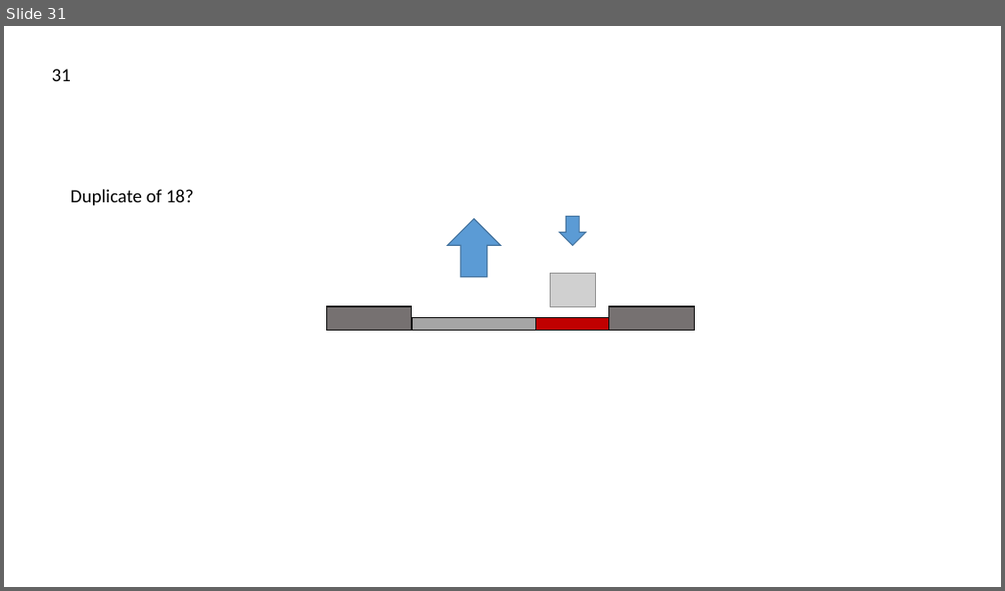
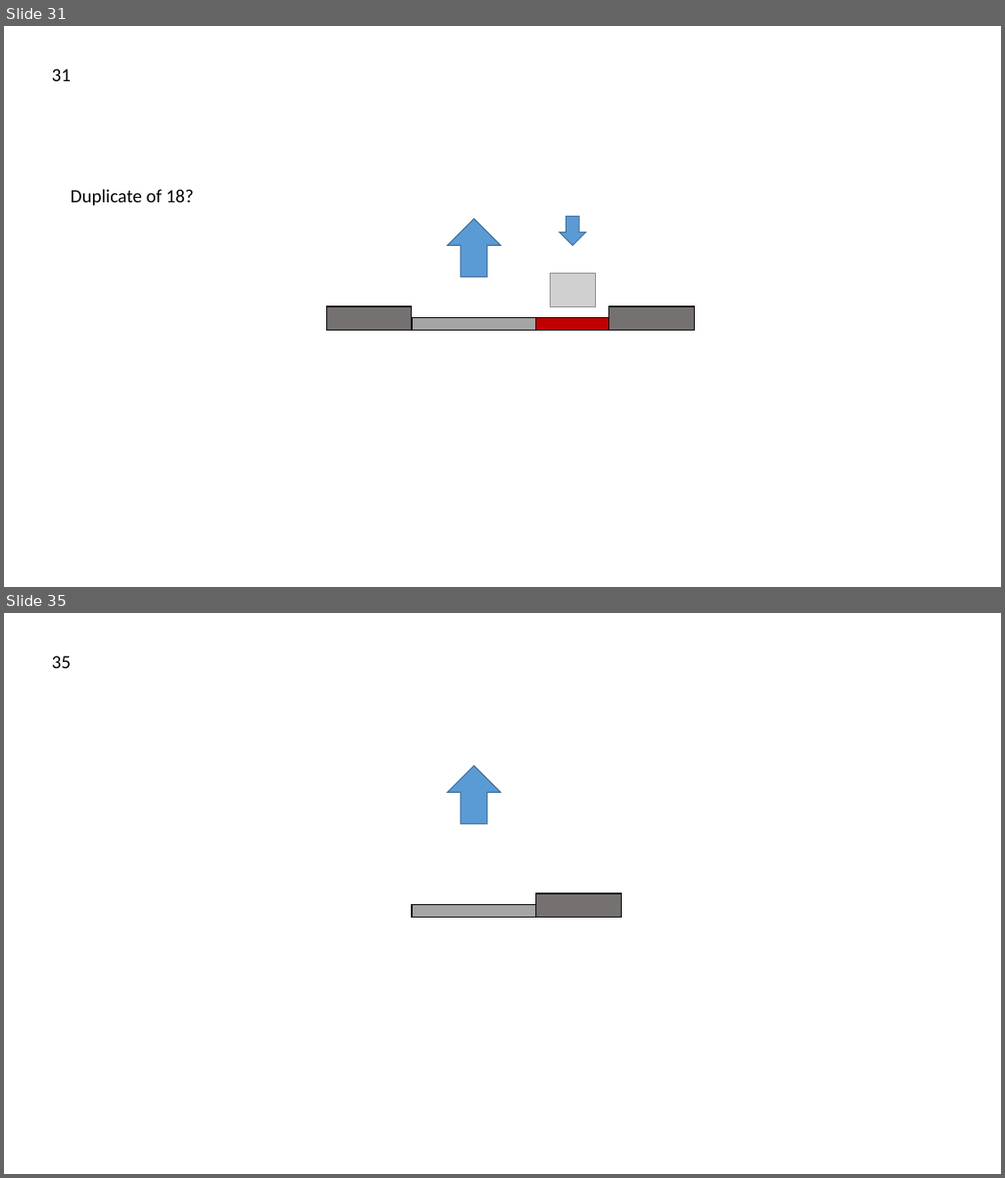
Before and after one commit to cyipt/cyipt, a slide deck: roadtypes.pptx. Shown one above the other, each under a label of ours: slide 31 before the commit, slides 31 and 35 after it; the slides between them are not shown. The pictures are 1005x591 and 1005x1178 pixels, drawn with LibreOffice and Linux fonts; fonts in the diff are those of the drawing; grey boxes stand for pictures. Boxes give left, top, right and bottom in pixels: in the first picture for what was removed or moved away, otherwise in the second. Text is boxed around its words. In the diff, an @@ line names an element or a change of style, - is before the commit and + after.

```diff
--- a/roadtypes.pptx
+++ b/roadtypes.pptx
@@ slide 35 added at box(4, 613, 1001, 1174), background #FFFFFF @@
@@ text added at box(52, 656, 71, 668), 18 pt, text #000000 @@
+35
@@ down arrow added at box(447, 765, 501, 824), fill #5B9BD5, outline #43739E 1 pt @@
@@ rectangle added at box(412, 905, 536, 917), fill #A5A5A5, outline #000000 1 pt @@
@@ rectangle added at box(536, 893, 622, 917), fill #767171, outline #000000 1 pt @@
```
Also in this commit, not shown: 4 slides changed, 8 other slides added, 29 other files.
